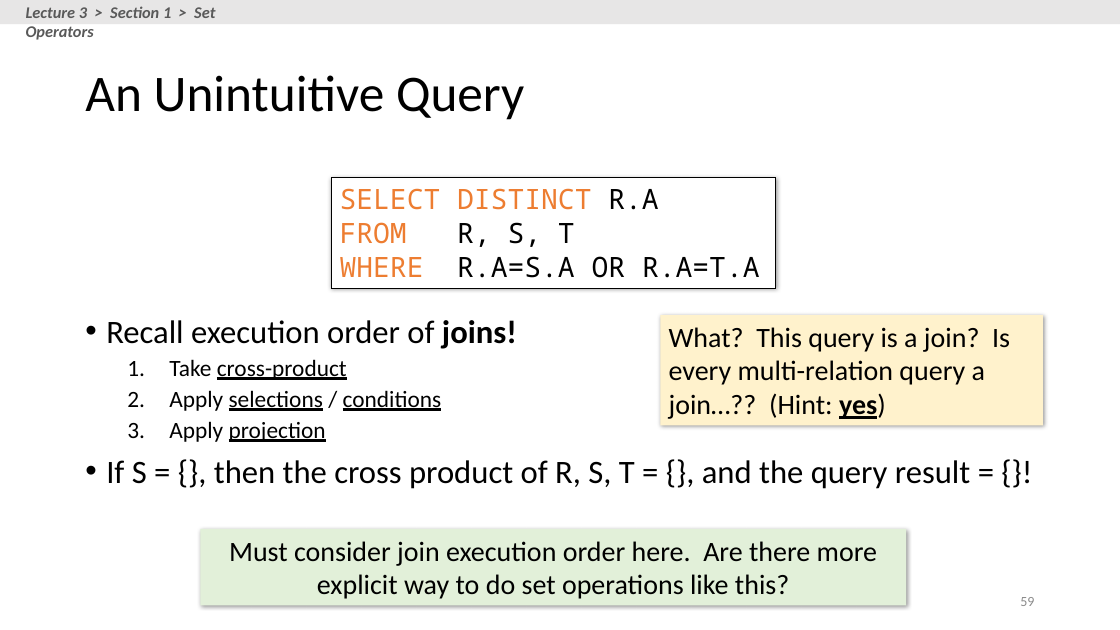
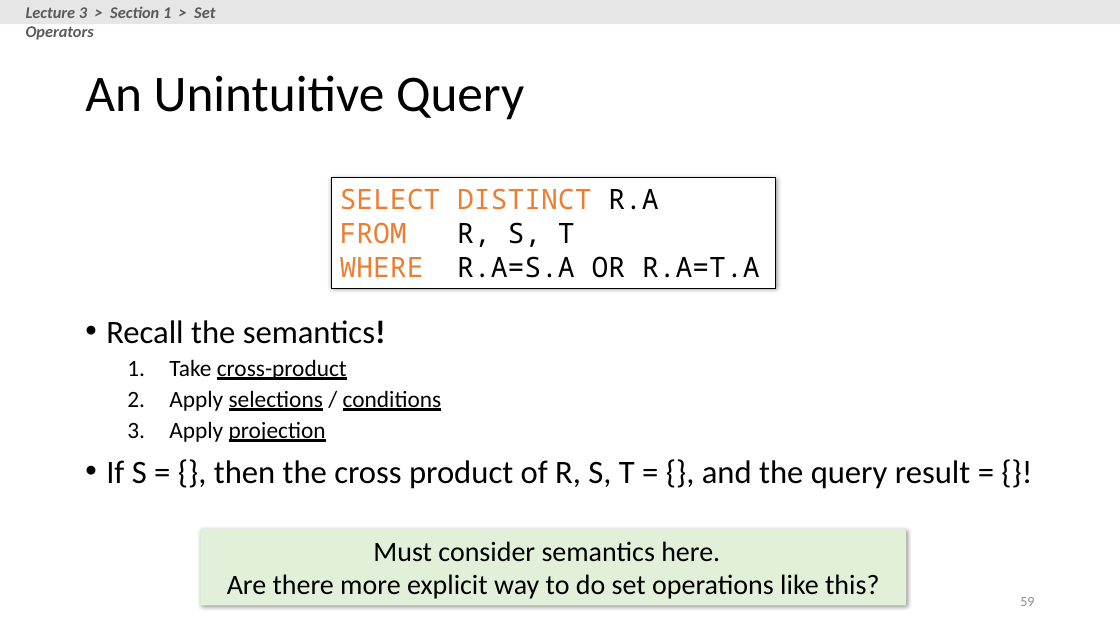
Before and after one commit to XIEQ/cs145-notebooks, a slide deck: slide 59 of lecture-2-3/Lecture_2_3_SQL.pptx. Drawn at 1120x630 pixels with LibreOffice and Linux fonts; fonts in the diff are those of the drawing. Boxes give left, top, right and bottom in pixels: in the first picture for what was removed or moved away, otherwise in the second. Text is boxed around its words. In the diff, an @@ line names an element or a change of style, - is before the commit and + after.

Commit message:
Minor edits to lecture 2_3

```diff
--- a/lecture-2-3/Lecture_2_3_SQL.pptx
+++ b/lecture-2-3/Lecture_2_3_SQL.pptx
@@ text at <box>106,320,386,344</box>: text changed @@
-• Recall execution order of joins!
+• Recall the semantics!
@@ rectangle removed at <box>660,315,1044,425</box> @@
-What? This query is a join? Is every multi-relation query a join…?? (Hint: yes)
@@ text in rectangle at <box>227,541,879,599</box>: text changed @@
-Must consider join execution order here. Are there more explicit way to do set operations like this?
+Must consider semantics here.
+Are there more explicit way to do set operations like this?
```
Also in this commit, not shown: 5 other slides changed, 1 other file.
